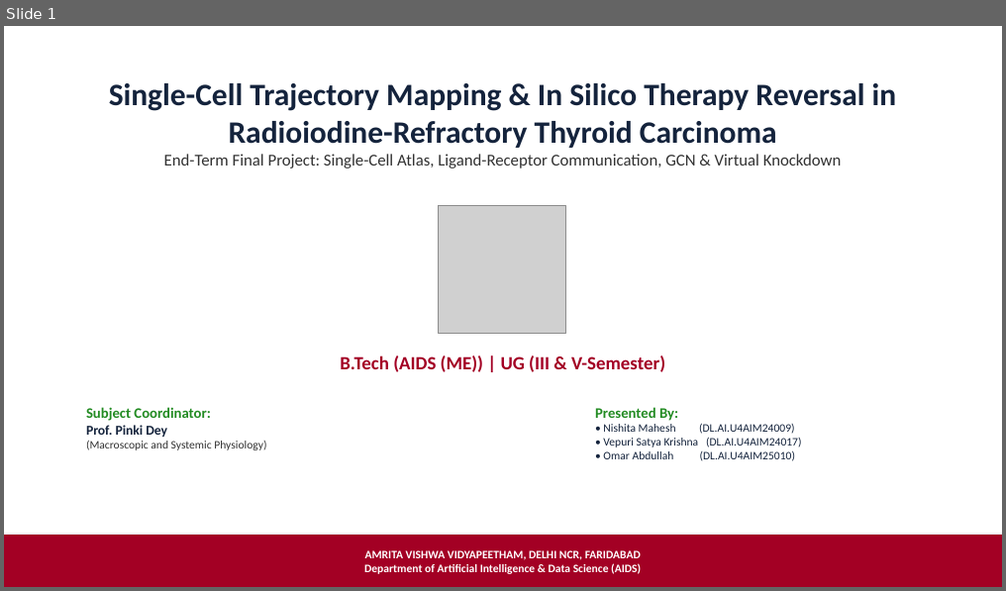
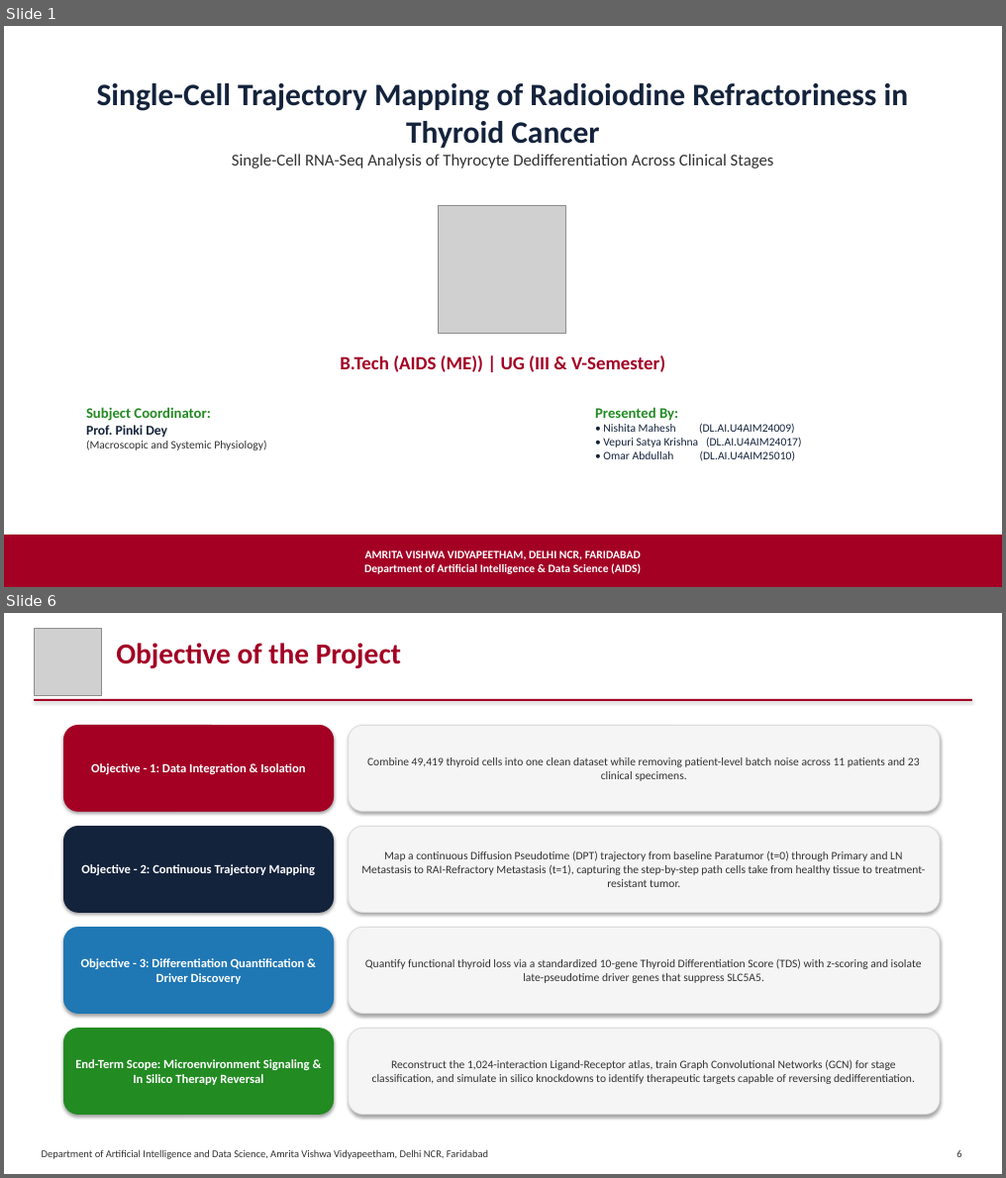
Before and after one commit to SatyaKrishna2811/thyroid_scRNA, a slide deck: Single-Cell Trajectory Mapping of Radioiodine Refractoriness in Thyroid Cancer_EndTerm.pptx. Shown one above the other, each under a label of ours: slide 1 before the commit, slides 1 and 6 after it; the slides between them are not shown. The pictures are 1006x591 and 1006x1178 pixels, drawn with LibreOffice and Linux fonts; fonts in the diff are those of the drawing; grey boxes stand for pictures. Boxes give left, top, right and bottom in pixels: in the first picture for what was removed or moved away, otherwise in the second. Text is boxed around its words. In the diff, an @@ line names an element or a change of style, - is before the commit and + after.

Commit message:
Update end-term PPTX to 21 slides: add missing objectives, pipeline, tools, dataset, and atlas annotation slides

```diff
--- a/Single-Cell Trajectory Mapping of Radioiodine Refractoriness in Thyroid Cancer_EndTerm.pptx
+++ b/Single-Cell Trajectory Mapping of Radioiodine Refractoriness in Thyroid Cancer_EndTerm.pptx
@@ slide 6 added at (4, 613, 1002, 1174), background #FFFFFF @@
@@ picture added at (34, 628, 101, 695) @@
@@ text added at (116, 643, 401, 668), 28 pt, text #A30024, bold @@
+Objective of the Project
@@ rectangle added at (34, 699, 972, 700), fill #A30024, outline #A30024 0.75 pt @@
@@ rounded rectangle added at (63, 725, 334, 811), fill #A30024, outline #A30024 0.75 pt, 12 pt, text #FFFFFF, bold @@
+Objective - 1: Data Integration & Isolation
@@ rounded rectangle added at (349, 725, 940, 811), fill #F5F5F5, outline #DCDCDC 0.75 pt, 11 pt, text #323232 @@
+Combine 49,419 thyroid cells into one clean dataset while removing patient-level batch noise across 11 patients and 23 clinical specimens.
@@ rounded rectangle added at (63, 827, 334, 912), fill #14233C, outline #14233C 0.75 pt, 12 pt, text #FFFFFF, bold @@
+Objective - 2: Continuous Trajectory Mapping
@@ rounded rectangle added at (349, 827, 940, 912), fill #F5F5F5, outline #DCDCDC 0.75 pt, 11 pt, text #323232 @@
+Map a continuous Diffusion Pseudotime (DPT) trajectory from baseline Paratumor (t=0) through Primary and LN Metastasis to RAI-Refractory Metastasis (t=1), capturing the step-by-step path cells take from healthy tissue to treatment-resistant tumor.
@@ rounded rectangle added at (63, 928, 334, 1014), fill #1F77B4, outline #1F77B4 0.75 pt, 12 pt, text #FFFFFF, bold @@
+Objective - 3: Differentiation Quantification & Driver Discovery
@@ rounded rectangle added at (349, 928, 940, 1014), fill #F5F5F5, outline #DCDCDC 0.75 pt, 11 pt, text #323232 @@
+Quantify functional thyroid loss via a standardized 10-gene Thyroid Differentiation Score (TDS) with z-scoring and isolate late-pseudotime driver genes that suppress SLC5A5.
@@ rounded rectangle added at (63, 1029, 334, 1115), fill #228B22, outline #228B22 0.75 pt, 12 pt, text #FFFFFF, bold @@
+End-Term Scope: Microenvironment Signaling & In Silico Therapy Reversal
@@ rounded rectangle added at (349, 1029, 940, 1115), fill #F5F5F5, outline #DCDCDC 0.75 pt, 11 pt, text #323232 @@
+Reconstruct the 1,024-interaction Ligand-Receptor atlas, train Graph Convolutional Networks (GCN) for stage classification, and simulate in silico knockdowns to identify therapeutic targets capable of reversing dedifferentiation.
@@ text added at (42, 1150, 488, 1159), 10 pt, text #323232 @@
+Department of Artificial Intelligence and Data Science, Amrita Vishwa Vidyapeetham, Delhi NCR, Faridabad
@@ text added at (956, 1151, 961, 1157), 10 pt, text #323232 @@
+6
@@ slide 1 changed as well @@
@@ text at (97, 83, 909, 169): text changed; size 30 to 16 pt; text colour #14233C to #323232; bold off @@
-Single-Cell Trajectory Mapping & In Silico Therapy Reversal in Radioiodine-Refractory Thyroid Carcinoma
-End-Term Final Project: Single-Cell Atlas, Ligand-Receptor Communication, GCN & Virtual Knockdown
+Single-Cell Trajectory Mapping of Radioiodine Refractoriness in Thyroid Cancer
+Single-Cell RNA-Seq Analysis of Thyrocyte Dedifferentiation Across Clinical Stages
```
Also in this commit, not shown: 14 other slides changed, 4 other slides added.
